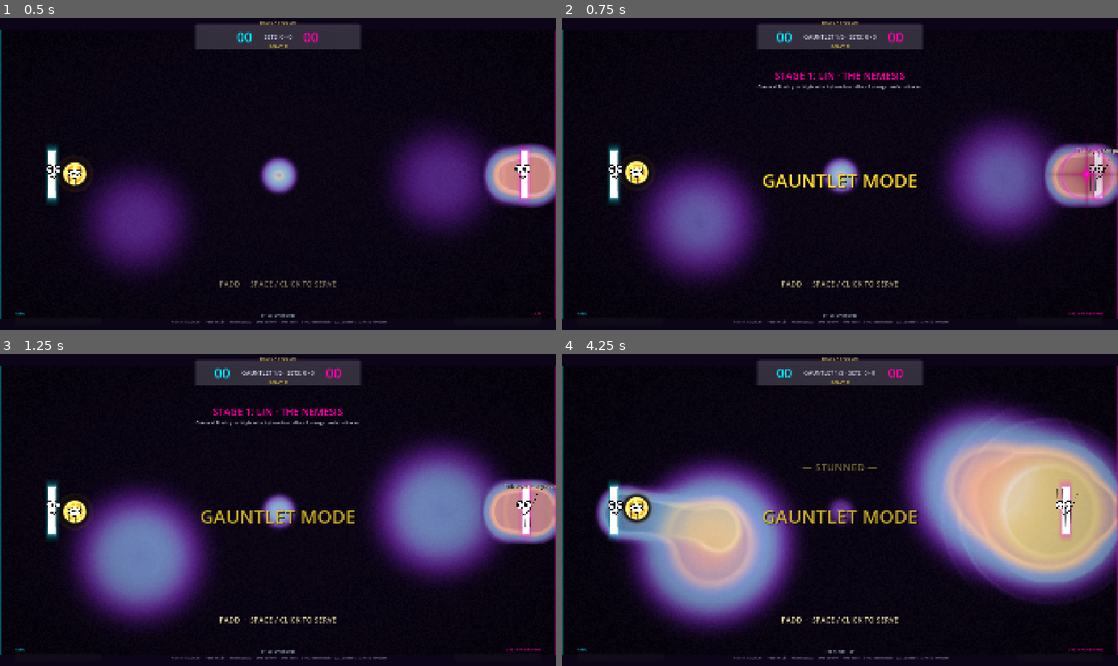
Above: before the commit, frames 1-4 (two rows, left to right).
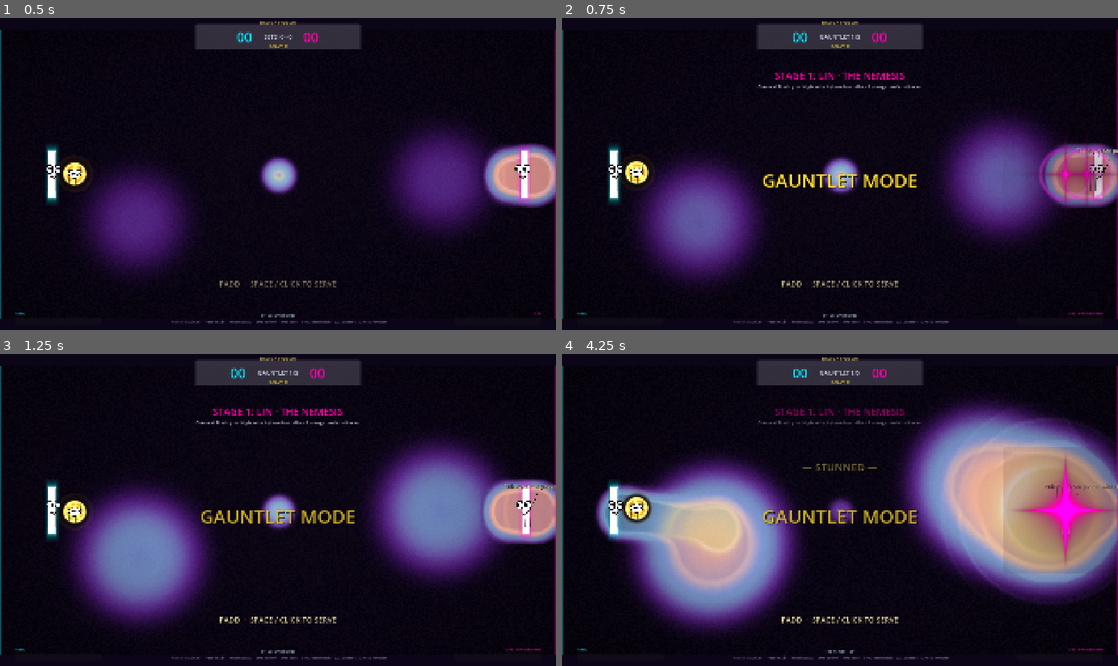
Above: after the commit, the same moments.

Repository: saworbit/cymatics
Game: Godot game, scene res://scenes/main.tscn
The game is run twice, just before and just after one commit, with the same random seed, the same clock (stepped at 60 frames per second) and the same inputs.
Inputs (mouse positions are in pixels of both pictures, inside the frame that each line leads up to):
- Up to frame 1 (0.5 s): no input
- Up to frame 2 (0.75 s): tap Enter at 0.5 s; move the mouse to (962, 158) at 0.52 s; hold G (toggle_gauntlet) from 0.53 s (still down)
- Up to frame 3 (1.25 s): keep holding G (toggle_gauntlet)
- Up to frame 4 (4.25 s): tap Enter every 0.75 s from 1.25 to 3.5 s; move the mouse to (728, 525) at 1.27 s; release G (toggle_gauntlet) at 1.28 s; tap T (toggle_ai) at 1.35 s; tap G (toggle_gauntlet) at 1.55, 3.05 s; move the mouse to (895, 441) at 2.02 s; hold G (toggle_gauntlet) 2.03-2.78 s; move the mouse to (812, 572) at 2.77 s; tap Z (zen_mode_toggle) at 2.85 s; move the mouse to (1006, 556) at 3.52 s; hold G (toggle_gauntlet) from 3.53 s (still down); tap R (restart_game) at 4.15 s

Frame 1 is identical in both runs. In frame 2, 1.3% of the frame differs, in the area x 38-98%, y 4-60%; in frame 3, 0.4%; in frame 4, 6.9%, in the area x 35-100%, y 4-70%.

Commit message:
fix(gauntlet): stage transition resets, multi-hit brick guards, and boss abilities

Diff:
--- a/src/actors/brick.gd
+++ b/src/actors/brick.gd
@@ -18,8 +18,11 @@
 var _visual: ColorRect
 var _mat: ShaderMaterial
 var _hit_pulse := 0.0
+var _is_destroyed := false
 
 func _ready() -> void:
+	z_index = 8
+	add_to_group("cymatics_bricks")
 	collision_layer = 1
 	collision_mask = 1
 	_build_components()
@@ -68,6 +71,9 @@
 			_mat.set_shader_parameter("hit_pulse", _hit_pulse)
 
 func on_ball_hit(ball: Ball, hit_normal: Vector2) -> void:
+	if _is_destroyed or current_hp <= 0:
+		return
+
 	current_hp -= 1
 	_hit_pulse = 1.0
 	var breaker := ball.last_hitter_id
@@ -90,6 +96,7 @@
 		audio_mgr.trigger_impact(ball.velocity.length() * 0.85, global_position, true)
 
 	if current_hp <= 0:
+		_is_destroyed = true
 		_shatter(breaker)
 	else:
 		_update_visual_properties()
--- a/src/actors/paddle.gd
+++ b/src/actors/paddle.gd
@@ -225,6 +225,7 @@
 	if audio_mgr != null:
 		audio_mgr.trigger_sting(520.0, 0.4)
 	emote(2, 1.2, label)
+	call_deferred("_apply_size_visual")
 
 func clear_mods() -> void:
 	armed_time = 0.0
@@ -245,7 +246,15 @@
 		if not shape_node.shape.resource_local_to_scene:
 			shape_node.shape = shape_node.shape.duplicate()
 			shape_node.shape.resource_local_to_scene = true
-		(shape_node.shape as RectangleShape2D).size = Vector2(36 * s, 140 * s)
+		var base_w := 36.0
+		var base_h := 140.0
+		if shape_type == Shape.FORTRESS:
+			base_w = 52.0
+			base_h = 160.0
+		elif shape_type == Shape.WEDGE:
+			base_w = 44.0
+			base_h = 140.0
+		(shape_node.shape as RectangleShape2D).size = Vector2(base_w * s, base_h * s)
 
 func fire_stun_bolt() -> void:
 	if stun_cooldown > 0.0 or stun_time > 0.0:
--- a/src/actors/powerup.gd
+++ b/src/actors/powerup.gd
@@ -64,6 +64,7 @@
 
 func _ready() -> void:
 	z_index = 9
+	add_to_group("cymatics_powerups")
 	collision_layer = 4
 	collision_mask = 3 # Detects both Ball (1) and Paddle (2)
 	monitoring = true
--- a/src/systems/chaos_director.gd
+++ b/src/systems/chaos_director.gd
@@ -179,18 +179,30 @@
 			var tb: Ball = ball if ball != null else primary
 			if tb:
 				tb.mutate_shape(Ball.Shape.TRIANGLE, 9.0)
+			for extra in extra_balls:
+				if is_instance_valid(extra):
+					extra.mutate_shape(Ball.Shape.TRIANGLE, 9.0)
 		PowerupScript.Kind.BALL_CUBE:
 			var tb: Ball = ball if ball != null else primary
 			if tb:
 				tb.mutate_shape(Ball.Shape.CUBE, 9.0)
+			for extra in extra_balls:
+				if is_instance_valid(extra):
+					extra.mutate_shape(Ball.Shape.CUBE, 9.0)
 		PowerupScript.Kind.BALL_STAR:
 			var tb: Ball = ball if ball != null else primary
 			if tb:
 				tb.mutate_shape(Ball.Shape.STAR, 9.0)
+			for extra in extra_balls:
+				if is_instance_valid(extra):
+					extra.mutate_shape(Ball.Shape.STAR, 9.0)
 		PowerupScript.Kind.BALL_RUGBY:
 			var tb: Ball = ball if ball != null else primary
 			if tb:
 				tb.mutate_shape(Ball.Shape.RUGBY, 9.0)
+			for extra in extra_balls:
+				if is_instance_valid(extra):
+					extra.mutate_shape(Ball.Shape.RUGBY, 9.0)
 		PowerupScript.Kind.PADDLE_SCOOP:
 			if self_p:
 				self_p.mutate_shape(Paddle.Shape.SCOOP, 9.0)
@@ -221,6 +233,8 @@
 		clone.velocity = spread.normalized() * maxf(source.velocity.length() * 0.92, clone.min_speed)
 		clone.rally_hits = source.rally_hits
 		clone.last_hitter_id = source.last_hitter_id
+		if source.shape_type != Ball.Shape.ROUND:
+			clone.mutate_shape(source.shape_type, maxf(source.shape_time, 4.0))
 		clone.add_to_group("cymatics_balls")
 		clone.goal_reached.connect(_on_clone_goal)
 		clone.hit_paddle.connect(func(p: Paddle, spd: float, perf: bool):
@@ -279,6 +293,8 @@
 		live_powerup.set_deferred("monitoring", false)
 		live_powerup.queue_free()
 	live_powerup = null
+	if host != null and host.get_tree() != null:
+		host.get_tree().call_group("cymatics_powerups", "queue_free")
 	for b in extra_balls:
 		if is_instance_valid(b):
 			b.queue_free()
--- a/src/systems/game_manager.gd
+++ b/src/systems/game_manager.gd
@@ -366,4 +366,6 @@
 		paddle_right.reset_momentum()
 		paddle_right.global_position = Vector2(1740, 540)
 		paddle_right.velocity = Vector2.ZERO
+	if is_gauntlet_mode and tournament_mgr != null:
+		tournament_mgr.restart_stage()
 	start_serve(0)
--- a/src/systems/tournament_manager.gd
+++ b/src/systems/tournament_manager.gd
@@ -122,6 +122,8 @@
 	if paddle_right_twin != null and is_instance_valid(paddle_right_twin):
 		paddle_right_twin.queue_free()
 		paddle_right_twin = null
+	if paddle_ai != null:
+		paddle_ai.twin_paddle = null
 	if brick_matrix != null:
 		brick_matrix.clear_all_bricks()
 	if paddle_right != null:
@@ -138,10 +140,13 @@
 	if paddle_right_twin != null and is_instance_valid(paddle_right_twin):
 		paddle_right_twin.queue_free()
 		paddle_right_twin = null
+	if paddle_ai != null:
+		paddle_ai.twin_paddle = null
 	if brick_matrix != null:
 		brick_matrix.clear_all_bricks()
 
 	# Configure Boss Paddle
+	paddle_right.clear_mods()
 	paddle_right.team_color = info["color"]
 	paddle_right.mutate_shape(info["shape"], 9999.0)
 	paddle_right.speed = 950.0 + float(stage_idx) * 60.0
@@ -180,6 +185,30 @@
 	paddle_right.position = Vector2(1740, 800)
 	paddle_ai.twin_paddle = paddle_right_twin
 
+func _process(delta: float) -> void:
+	if not is_tournament_active or game_mgr == null or game_mgr.current_state != GameManager.State.PLAYING:
+		return
+
+	# Stage 4: Vortex Gravitational Singularity Pulse
+	if current_stage == 3 and fluid_sim != null:
+		if fmod(Time.get_ticks_msec() * 0.001, 4.5) < delta:
+			var pull_center := Vector2(1200.0, randf_range(300.0, 780.0))
+			fluid_sim.inject_vortex(pull_center, 6.5 * (1.0 if randf() > 0.5 else -1.0), 160.0, Color(0.7, 0.2, 1.0))
+			if game_mgr.ball != null and not game_mgr.ball.is_scored:
+				game_mgr.ball.mutate_shape(Ball.Shape.STAR, 4.0)
+
+	# Stage 5: Cymatica Shapeshifting Storm
+	elif current_stage == 4 and paddle_right != null and is_instance_valid(paddle_right):
+		if fmod(Time.get_ticks_msec() * 0.001, 7.0) < delta:
+			var shapes := [Paddle.Shape.SCOOP, Paddle.Shape.WEDGE, Paddle.Shape.FORK, Paddle.Shape.FORTRESS]
+			var next_s: Paddle.Shape = shapes[randi() % shapes.size()]
+			paddle_right.mutate_shape(next_s, 6.0)
+			if vfx_mgr != null:
+				vfx_mgr.flash_screen(Color(1.0, 0.95, 0.4), 0.2, 0.15)
+			if game_mgr.ball != null and not game_mgr.ball.is_scored:
+				var bshapes := [Ball.Shape.TRIANGLE, Ball.Shape.CUBE, Ball.Shape.STAR, Ball.Shape.RUGBY]
+				game_mgr.ball.mutate_shape(bshapes[randi() % bshapes.size()], 6.0)
+
 func on_match_won(winner_id: int) -> void:
 	if not is_tournament_active:
 		return
@@ -194,7 +223,7 @@
 			var t := get_tree().create_timer(3.0)
 			t.timeout.connect(func():
 				advance_stage()
-				game_mgr.reset_match()
+				game_mgr.restart_match()
 			)
 	else:
 		# Player lost stage
